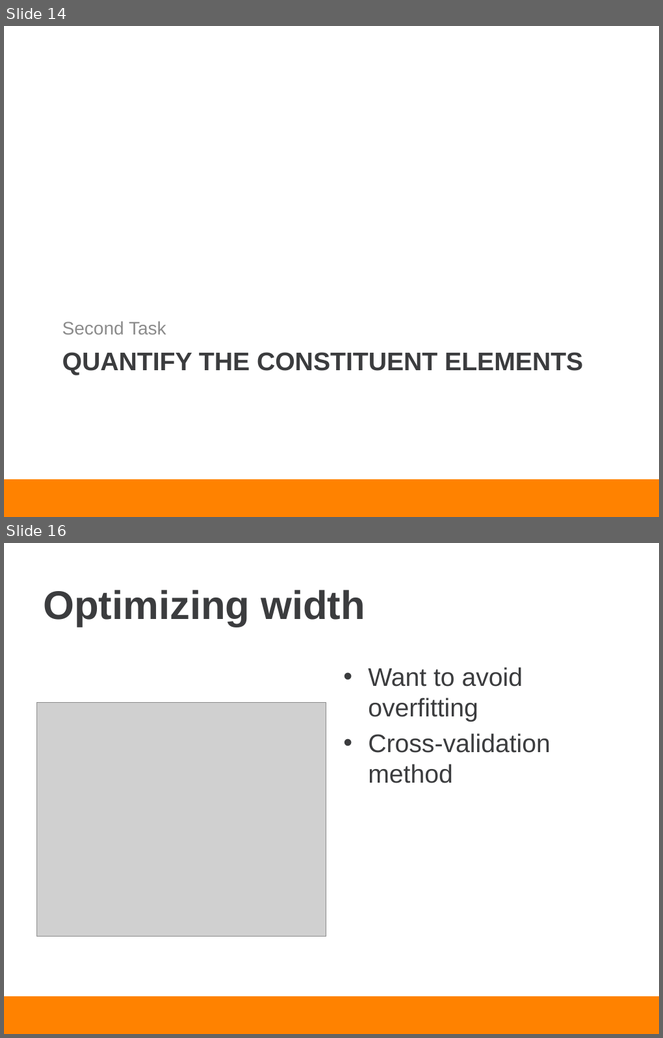
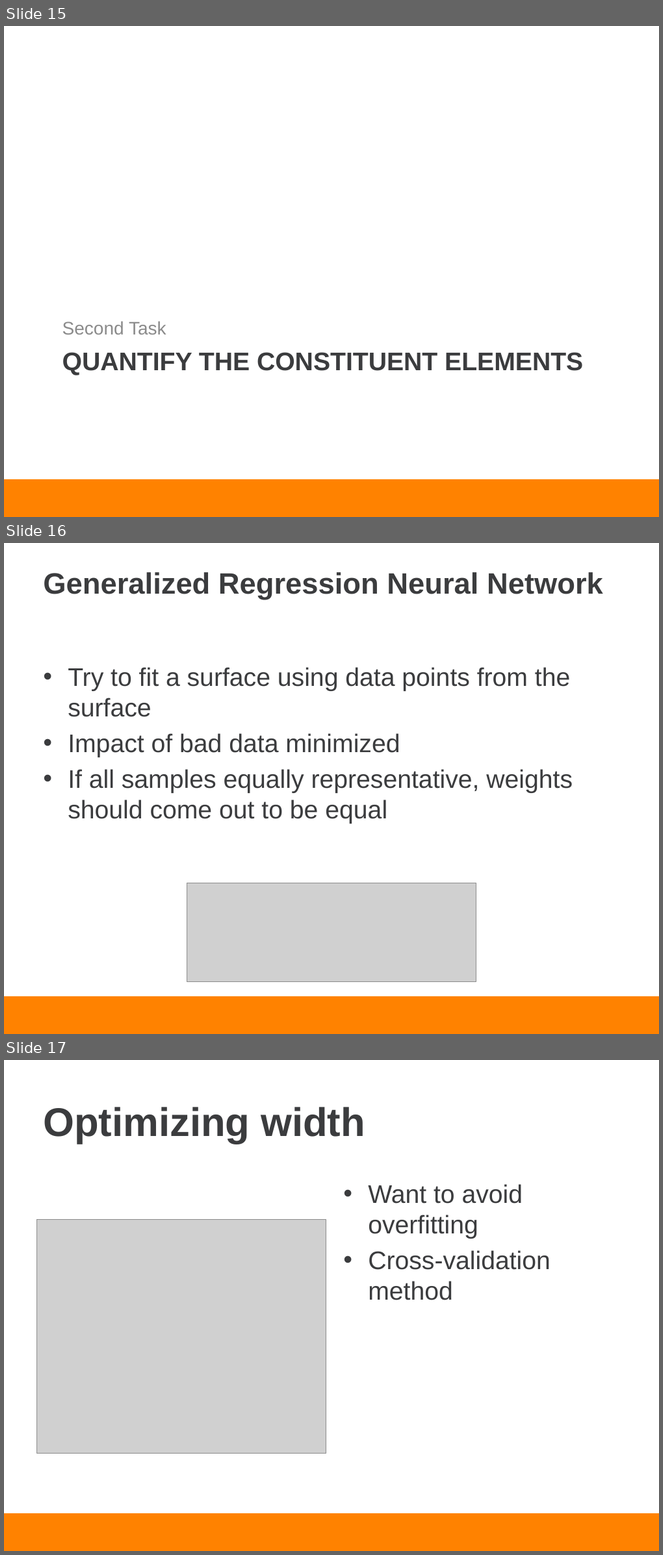
Before and after one commit to piovere/nucnotes, a slide deck: ne697neuralnetworks/project/presentation.pptx. Shown one above the other, each under a label of ours: slides 14 and 16 before the commit, slides 15, 16 and 17 after it; the slides between them are not shown. The pictures are 663x1038 and 663x1555 pixels, drawn with LibreOffice and Linux fonts; fonts in the diff are those of the drawing; grey boxes stand for pictures; background and template pictures are left out. Boxes give left, top, right and bottom in pixels: in the first picture for what was removed or moved away, otherwise in the second. Text is boxed around its words. In the diff, an @@ line names an element or a change of style, - is before the commit and + after.

```diff
--- a/ne697neuralnetworks/project/presentation.pptx
+++ b/ne697neuralnetworks/project/presentation.pptx
@@ slide 16 added at [4,543,659,1034], background #FFFFFF; not listed: 1 template element that a slide beside it also shows @@
@@ title added at [43,572,603,600], 32.4 pt, text #3B3C3E, bold @@
+Generalized Regression Neural Network
@@ text added at [68,667,573,824], 28 pt, text #3B3C3E @@
+• Try to fit a surface using data points from the surface
+• Impact of bad data minimized
+• If all samples equally representative, weights should come out to be equal
@@ picture added at [187,883,477,982] @@
@@ what was slide 14 is now slide 15 @@
@@ what was slide 16 is now slide 17 @@
```
Also in this commit, not shown: 6 slides changed, 6 other slides added, 2 slides removed.
